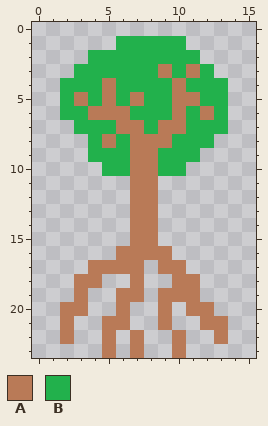
Pixel-art sprite -- src/main/resources/textures/generation/trees/tree_1.png. The picture above was drawn from the file before the commit.
The file is 16x24 pixels.
Palette (. is transparent): A #b97a57  B #22b14c
The same view after the edit:
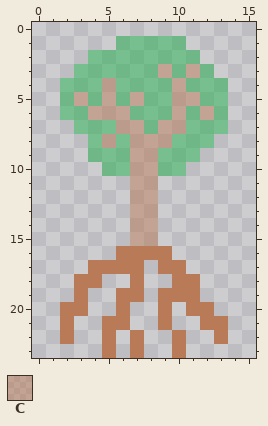
Colours new in this view: C #b97a5780
From old to new:
@@ palette @@
-B #22b14c
+B #22b14c80
@@ x 0..15 @@
  2 ....BBBBBBBB....
- 3 ...BBBBBBABAB...
- 4 ..BBBABBBBABBB..
- 5 ..BABABABBAABB..
- 6 ..BBAAABBBABAB..
- 7 ...BBBAABAABBB..
- 8 ....BABAAABBB...
- 9 ....BBBAABBB....
-10 .....BBAABB.....
-11 .......AA.......
-12 .......AA.......
-13 .......AA.......
-14 .......AA.......
-15 .......AA.......
+ 3 ...BBBBBBCBCB...
+ 4 ..BBBCBBBBCBBB..
+ 5 ..BCBCBCBBCCBB..
+ 6 ..BBCCCBBBCBCB..
+ 7 ...BBBCCBCCBBB..
+ 8 ....BCBCCCBBB...
+ 9 ....BBBCCBBB....
+10 .....BBCCBB.....
+11 .......CC.......
+12 .......CC.......
+13 .......CC.......
+14 .......CC.......
+15 .......CC.......
 16 ......AAAA......
Changed places in both pictures, as pixel boxes (x1, y1, x2, y2):
changed: (60, 36, 228, 246)
